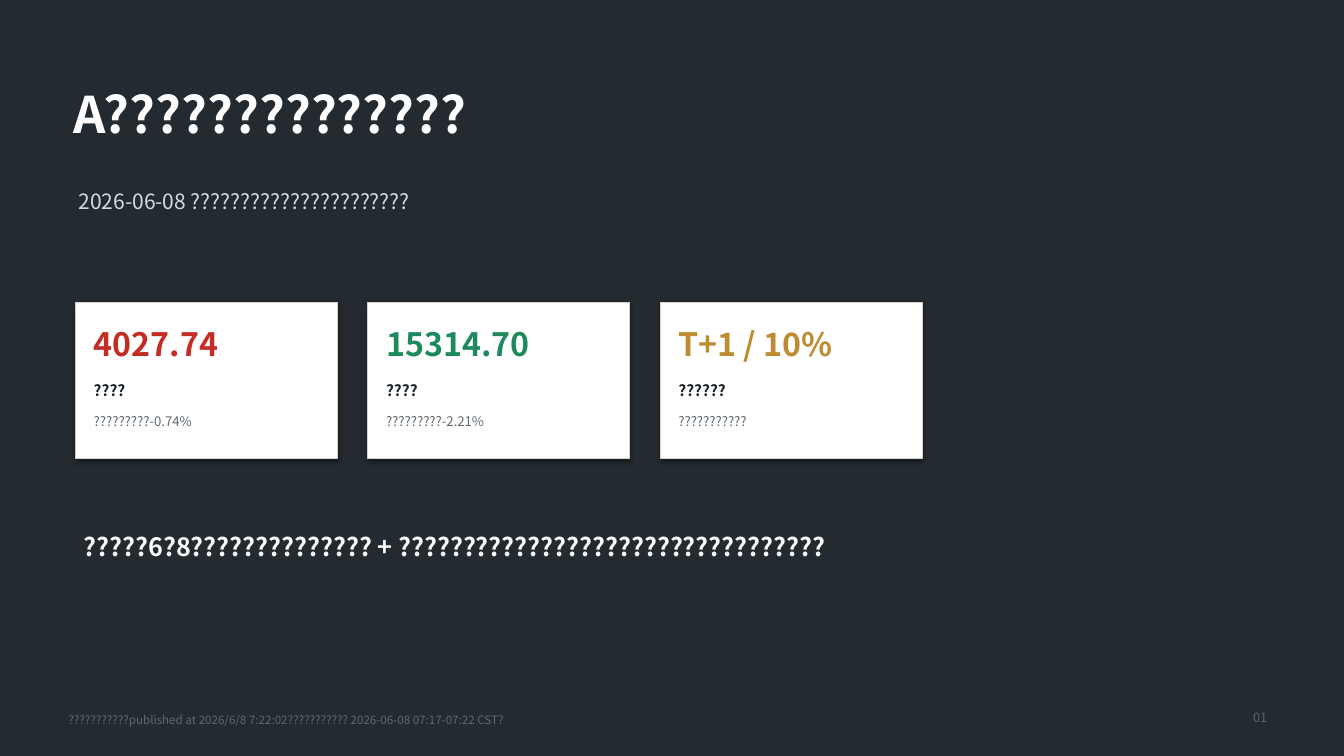
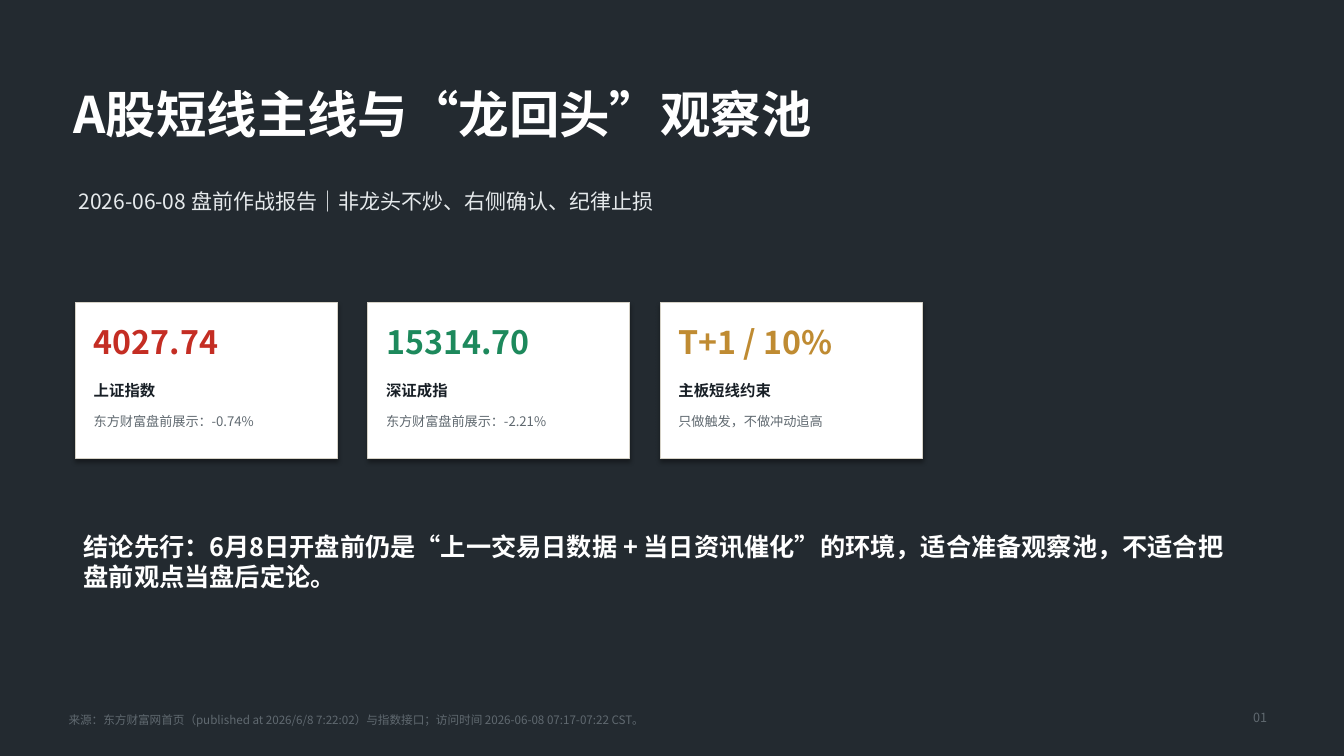
Before and after one commit to szy1088/portfolio-website, a slide deck: slide 1 of a_share_shortline_watchlist_20260608.pptx. Drawn at 1344x756 pixels with LibreOffice and Linux fonts; fonts in the diff are those of the drawing. Boxes give left, top, right and bottom in pixels: in the first picture for what was removed or moved away, otherwise in the second. Text is boxed around its words. In the diff, an @@ line names an element or a change of style, - is before the commit and + after.

Commit message:
Regenerate presentation with valid Chinese text

```diff
--- a/a_share_shortline_watchlist_20260608.pptx
+++ b/a_share_shortline_watchlist_20260608.pptx
@@ text at [74, 90, 812, 138]: text changed @@
-A??????????????
+A股短线主线与“龙回头”观察池
@@ text at [79, 190, 653, 212]: text changed; text colour #D5DADD to #E6EAEC @@
-2026-06-08 ??????????????????????
+2026-06-08 盘前作战报告｜非龙头不炒、右侧确认、纪律止损
@@ text at [94, 383, 156, 398]: text changed @@
-????
+上证指数
@@ text at [386, 383, 448, 398]: text changed @@
-????
+深证成指
@@ text at [678, 383, 771, 398]: text changed @@
-??????
+主板短线约束
@@ text at [94, 415, 254, 427]: text changed @@
-?????????-0.74%
+东方财富盘前展示：-0.74%
@@ text at [386, 415, 546, 427]: text changed @@
-?????????-2.21%
+东方财富盘前展示：-2.21%
@@ text at [678, 415, 822, 427]: text changed @@
-???????????
+只做触发，不做冲动追高
@@ text at [84, 534, 1224, 589]: text changed; text colour #FAFAFA to #FFFFFF @@
-?????6?8?????????????? + ?????????????????????????????????
+结论先行：6月8日开盘前仍是“上一交易日数据 + 当日资讯催化”的环境，适合准备观察池，不适合把盘前观点当盘后定论。
@@ text at [69, 714, 644, 726]: text changed @@
-???????????published at 2026/6/8 7:22:02??????????? 2026-06-08 07:17-07:22 CST?
+来源：东方财富网首页（published at 2026/6/8 7:22:02）与指数接口；访问时间 2026-06-08 07:17-07:22 CST。
```
Also in this commit, not shown: 9 other slides changed.
